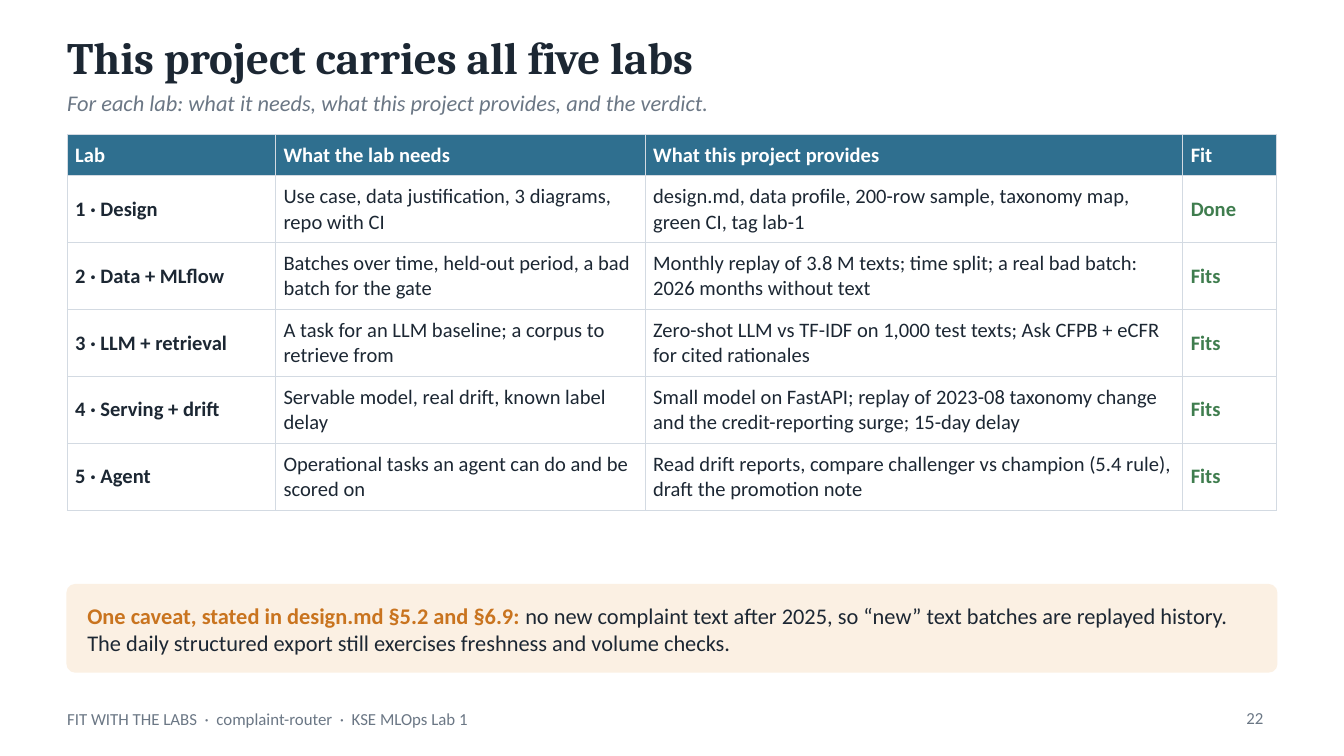
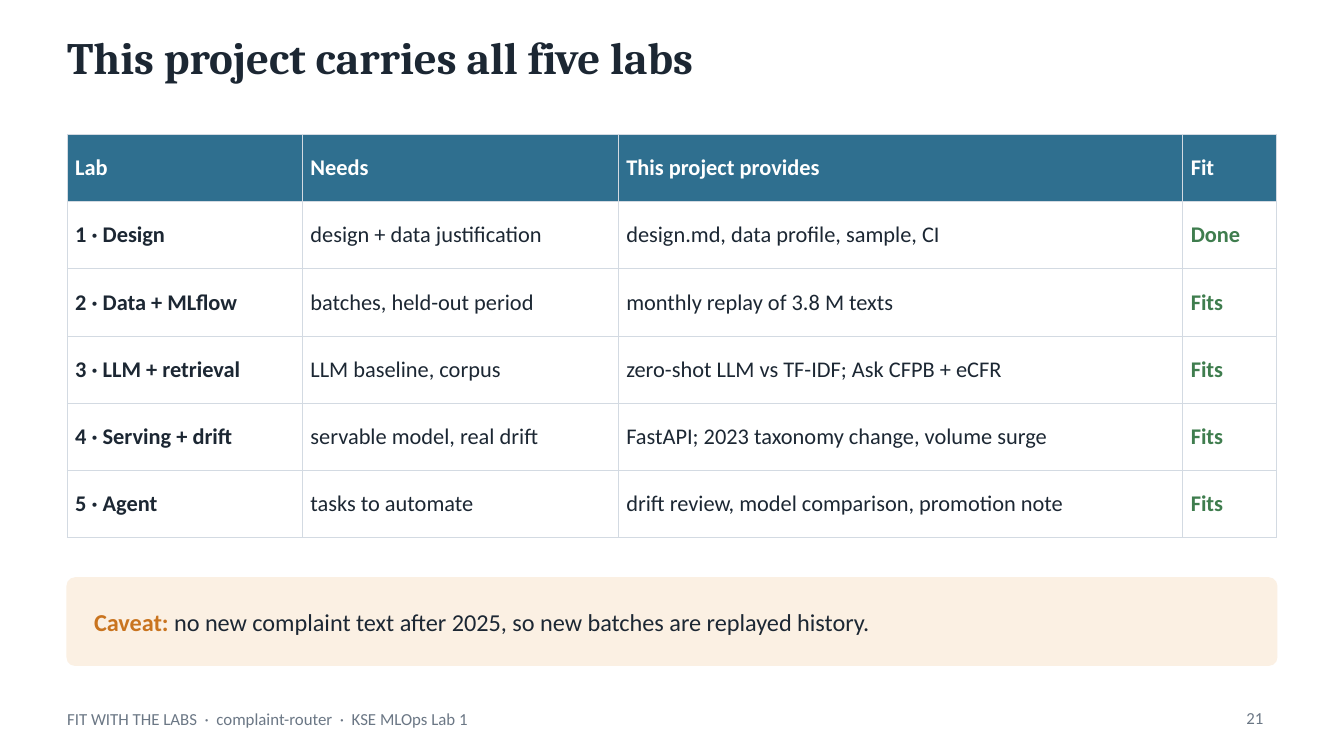
Before and after one commit to goodfrog33/kse-mlops-complaint-router, a slide deck: slide 21 of docs/presentation/complaint-router-lab1.pptx (slide 22 before the commit). Drawn at 1344x756 pixels with LibreOffice and Linux fonts; fonts in the diff are those of the drawing. Boxes give left, top, right and bottom in pixels: in the first picture for what was removed or moved away, otherwise in the second. Text is boxed around its words. In the diff, an @@ line names an element or a change of style, - is before the commit and + after.

```diff
--- a/docs/presentation/complaint-router-lab1.pptx
+++ b/docs/presentation/complaint-router-lab1.pptx
@@ text removed at box(67, 95, 708, 115) @@
-For each lab: what it needs, what this project provides, and the verdict.
@@ table at box(67, 134, 1277, 519) @@
-row 1, column 2: What the lab needs
+row 1, column 2: Needs
-row 1, column 3: What this project provides
+row 1, column 3: This project provides
-row 2, column 2: Use case, data justification, 3 diagrams, repo with CI
+row 2, column 2: design + data justification
-row 2, column 3: design.md, data profile, 200-row sample, taxonomy map, green CI, tag lab-1
+row 2, column 3: design.md, data profile, sample, CI
-row 3, column 2: Batches over time, held-out period, a bad batch for the gate
+row 3, column 2: batches, held-out period
-row 3, column 3: Monthly replay of 3.8 M texts; time split; a real bad batch: 2026 months without text
+row 3, column 3: monthly replay of 3.8 M texts
-row 4, column 2: A task for an LLM baseline; a corpus to retrieve from
+row 4, column 2: LLM baseline, corpus
-row 4, column 3: Zero-shot LLM vs TF-IDF on 1,000 test texts; Ask CFPB + eCFR for cited rationales
+row 4, column 3: zero-shot LLM vs TF-IDF; Ask CFPB + eCFR
-row 5, column 2: Servable model, real drift, known label delay
+row 5, column 2: servable model, real drift
-row 5, column 3: Small model on FastAPI; replay of 2023-08 taxonomy change and the credit-reporting surge; 15-day delay
+row 5, column 3: FastAPI; 2023 taxonomy change, volume surge
-row 6, column 2: Operational tasks an agent can do and be scored on
+row 6, column 2: tasks to automate
-row 6, column 3: Read drift reports, compare challenger vs champion (5.4 rule), draft the promotion note
+row 6, column 3: drift review, model comparison, promotion note
@@ size 11 to 12 pt in "Lab", "Fit", "1 · Design", "Done" and 8 more places @@
@@ rounded rectangle: place and size @@
-rounded rectangle at box(67, 585, 1277, 672)
+rounded rectangle at box(67, 578, 1277, 665)
@@ text at box(94, 614, 869, 635): text changed; size 12 to 13 pt @@
-One caveat, stated in design.md §5.2 and §6.9: no new complaint text after 2025, so “new” text batches are replayed history. The daily structured export still exercises freshness and volume checks.
+Caveat: no new complaint text after 2025, so new batches are replayed history.
@@ page number at box(1246, 713, 1263, 724): text changed @@
-22
+21
```
Also in this commit, not shown: 21 other slides changed, 1 slide added, 2 slides removed, 1 other file.
